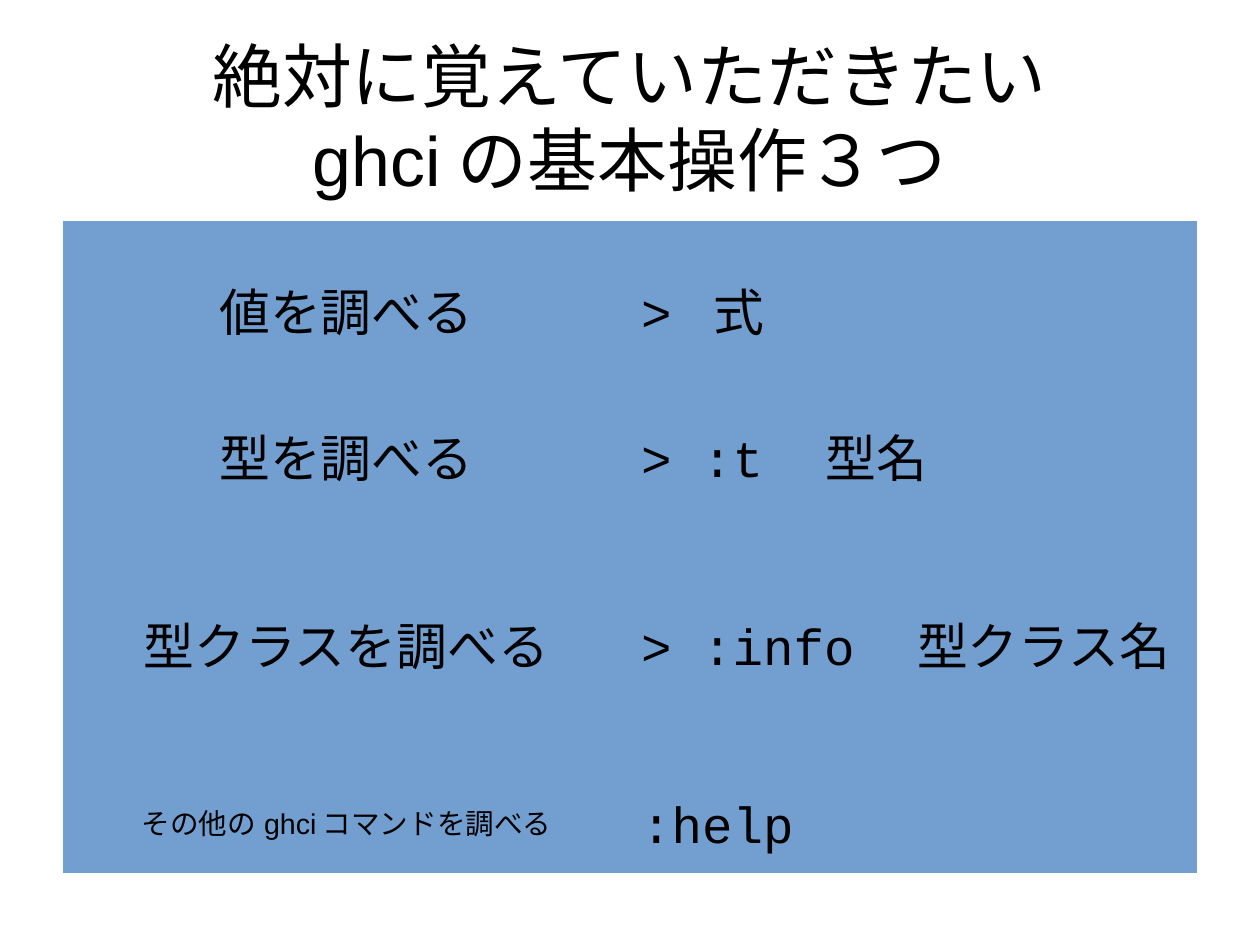
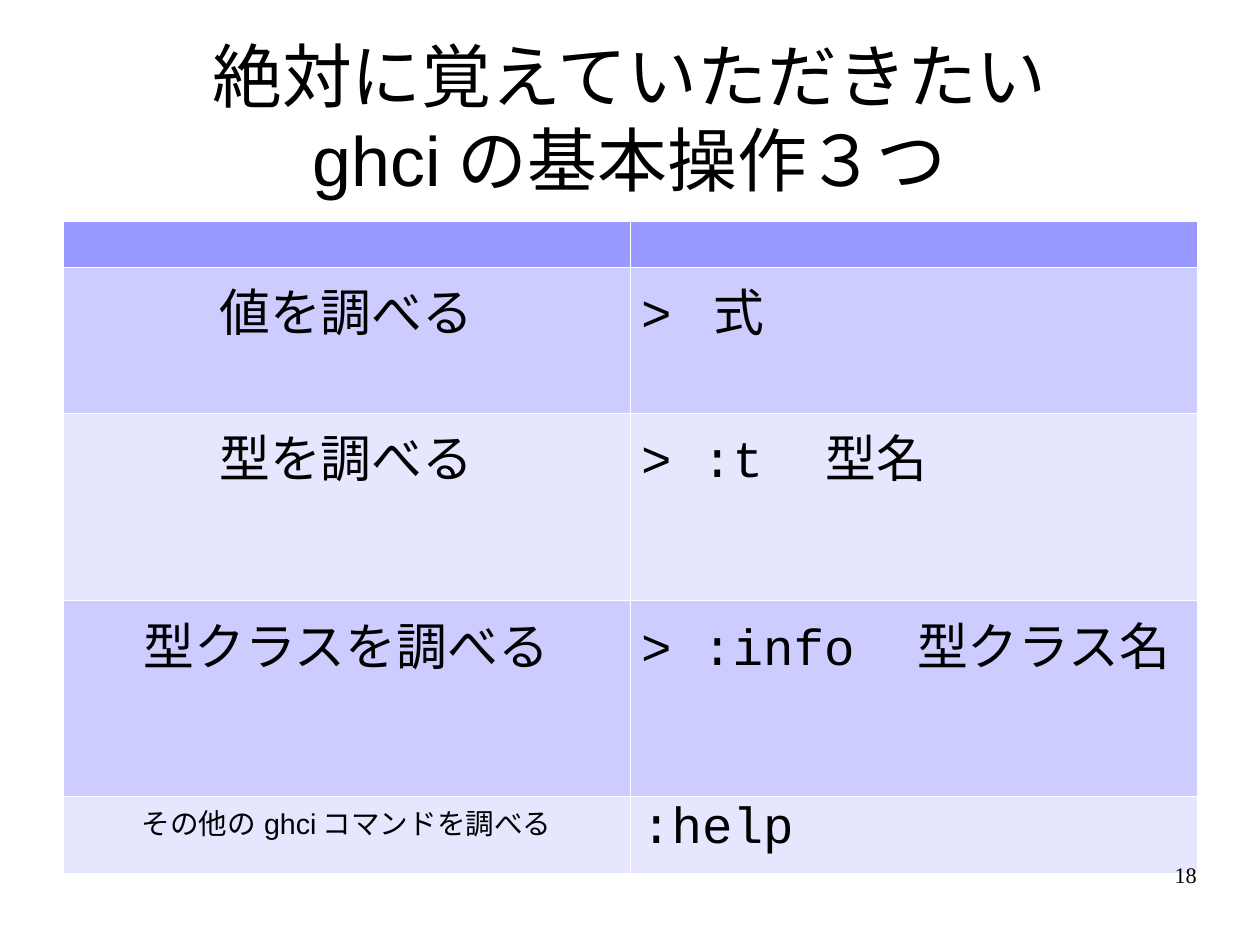
Before and after one commit to nushio3/learn-haskell, a slide deck: slide 18 of Tsukuba-2016.odp (slide 17 before the commit). Drawn at 1260x945 pixels with LibreOffice and Linux fonts; fonts in the diff are those of the drawing. Boxes give left, top, right and bottom in pixels: in the first picture for what was removed or moved away, otherwise in the second. Text is boxed around its words. In the diff, an @@ line names an element or a change of style, - is before the commit and + after.

```diff
--- a/Tsukuba-2016.odp
+++ b/Tsukuba-2016.odp
@@ table at bbox=[63, 221, 1197, 872] @@
@@ fill #729FCF to #9999FF in row 1 @@
@@ fill #729FCF to #CCCCFF in 4 cells @@
@@ fill #729FCF to #E6E6FF in 4 cells @@
@@ borders changed @@
@@ page number added at bbox=[1175, 868, 1197, 884], 14 pt, text #000000 @@
+18
```
Also in this commit, not shown: 67 other slides changed, 1 slide added, 1 other file.
